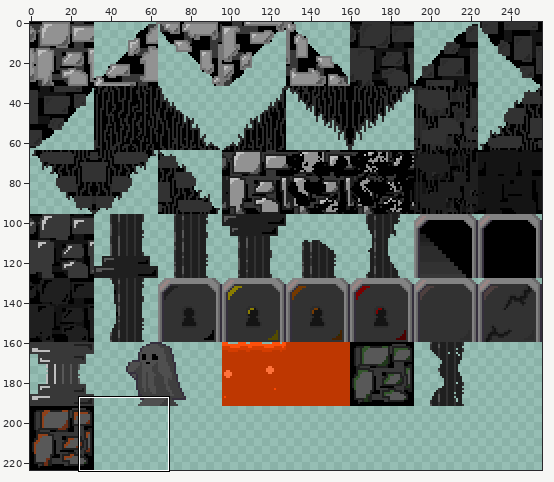
Two versions of one sprite sheet, android/assets/res/maps/tileset/gizmo.png. Above: a wide view before the commit, with the close-up outlined.
Close-up. Before the commit:
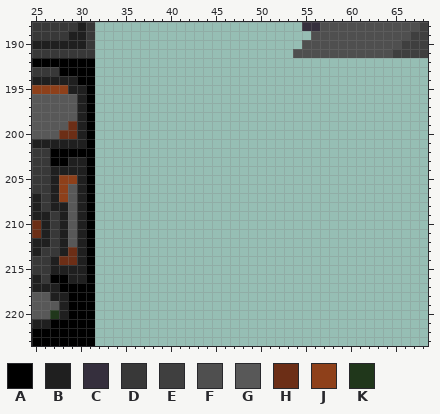
The file is 256x224 pixels. Colours within 5 levels of each other are drawn and written as one. Shown: x 25..68, y 188..223.
Palette (. is transparent): A #000000  B #1f1f1f  C #352f3d  D #383838  E #3f3f3f  F #4f4f4f  G #585858  H #6c2e16  J #8e401a  K #20371b
Pixels before, first column x 25:
188 DDDDDBD.......................CCFFFFFFFFFFFE
189 DDDDBBD........................FFFFFFFFFFFEE
190 BBBBBBD.......................FFFFFFFFFFFEEE
191 DDDDDDD......................FFFFFFFFFFFEEEE
192 AAAAAAA.....................................
193 DDDAAAA.....................................
194 BBBBBAA.....................................
195 JJJJBBA.....................................
196 GGGGGBA.....................................
197 GGGGGBA.....................................
198 GGGGGBA.....................................
199 GGGGHBA.....................................
200 GGGHHBA.....................................
201 BBBBBBA.....................................
202 DDAAAAA.....................................
203 DDAABBA.....................................
204 DDBBBBA.....................................
205 DDBJJBA.....................................
206 DDBJGBA.....................................
207 BDBJGBA.....................................
208 BDBBGBA.....................................
209 BBDBGBA.....................................
210 HBDBGBA.....................................
211 HBDBGBA.....................................
212 BBDBGBA.....................................
213 BDDBHBA.....................................
214 DDBHHBA.....................................
215 DDBBBBA.....................................
216 BDAABBA.....................................
217 BBBAAAA.....................................
218 GGBBAAA.....................................
219 GGGBAAA.....................................
220 GGKBAAA.....................................
221 BBAAAAA.....................................
222 AAAAAAA.....................................
223 AAAAAAA.....................................
Now the later version:
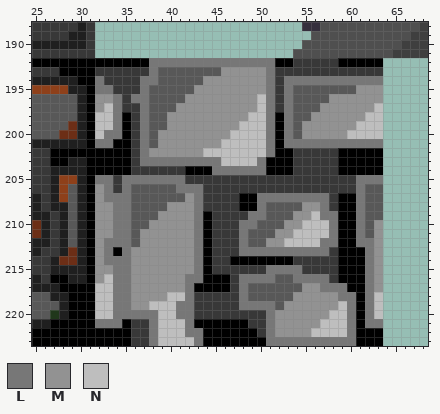
Colours new in this view: L #777777  M #929292  N #bebebe
Edits made:
Changed rows in their new state; - is an unchanged pixel.
first column x 32:
192 AAAAAALLLLLLLLLLLLLLAADDDDDAAAAA
193 DDDDDDLGGGGGGGMMMMMLDDDDDDDDDDDD
194 LDDDDLLGGGGGMMMMMMMLDLLLLLLLLLLL
195 LLDDDLGGGGGMMMMMMMMLDLGGGGGGGMMM
196 MMLDLLGGGGMMMMMMMMNLDLGGGGMMMMMM
197 MNLDDLGGGMMMMMMMMMNLDLGGGMMMMMMN
198 NNLADLGGMMMMMMMMMNNLALGGMMMMMMNN
199 NNLADLGGMMMMMMMMNNNLALGMMMMMMNNN
200 NLLADLGMMMMMMMMNNNNLALGMMMMMNNNN
201 LLAADLGMMMMMMMNNNNNLALLLLLLLLLLL
202 AAAADLMMMMMMNNNNNNNLAADDDDDAAAAA
203 AAAADLLLLLLLLLNNNNLAAADDDDDAAAAA
204 AAAADDDDDDAAALLLLLLAAADDDDDAAAAA
205 LLDLLLLLLLDDDDDDDDDDDDDDDDDDDLLL
206 MLDLGGGGGLLLDDDDDDDDDDDDDDDDDLGG
207 MLLLGGGGGGMLDDDDAALLLLLLLLDAALGG
208 MMLLGGGGMMMLDDDDAALGGGGMMLDAALGG
209 MMLLGGGMMMMLADDDDLLGGGMMNLLAALGG
210 MMLLGGMMMMMLADDDLLGGGMMNNNLAALGM
211 MMLLGMMMMMMLADDDLGGGMMNNNNLAALGM
212 MLLLGMMMMMMLADDDLGGMMNNNNLLAALLM
213 MLALMMMMMMMLADDDLLLLLLLLLLDAAALM
214 MLLLMMMMMMMLADDAAAAAAADDDDDAAALM
215 MMLLMMMMMMMLADDDDDDLLLLDDDDAAALM
216 MNLLMMMMMMLLAAADLLLLGGLLLLDAAALM
217 NNLLMMMMMMLAAAADLGGGGGGMMLLLAALM
218 NNLLMMMMNNLDDDDDLGGGGGMMMMMLLALN
219 NNLLMMNNNLLDDDDDLLLLGMMMMMMNLALN
220 NNLLLLLNNLLDDDDDDDDLMMMMMMNNLALN
221 LLLADDLNNNLAAAAAADDLMMMMMNNNLALL
222 AAAADDLNNNLLAAAAAADLMMMMNNNNLAAA
223 AAAADDLNNNNLAAAAAAALLLLLLLLLLAAA
